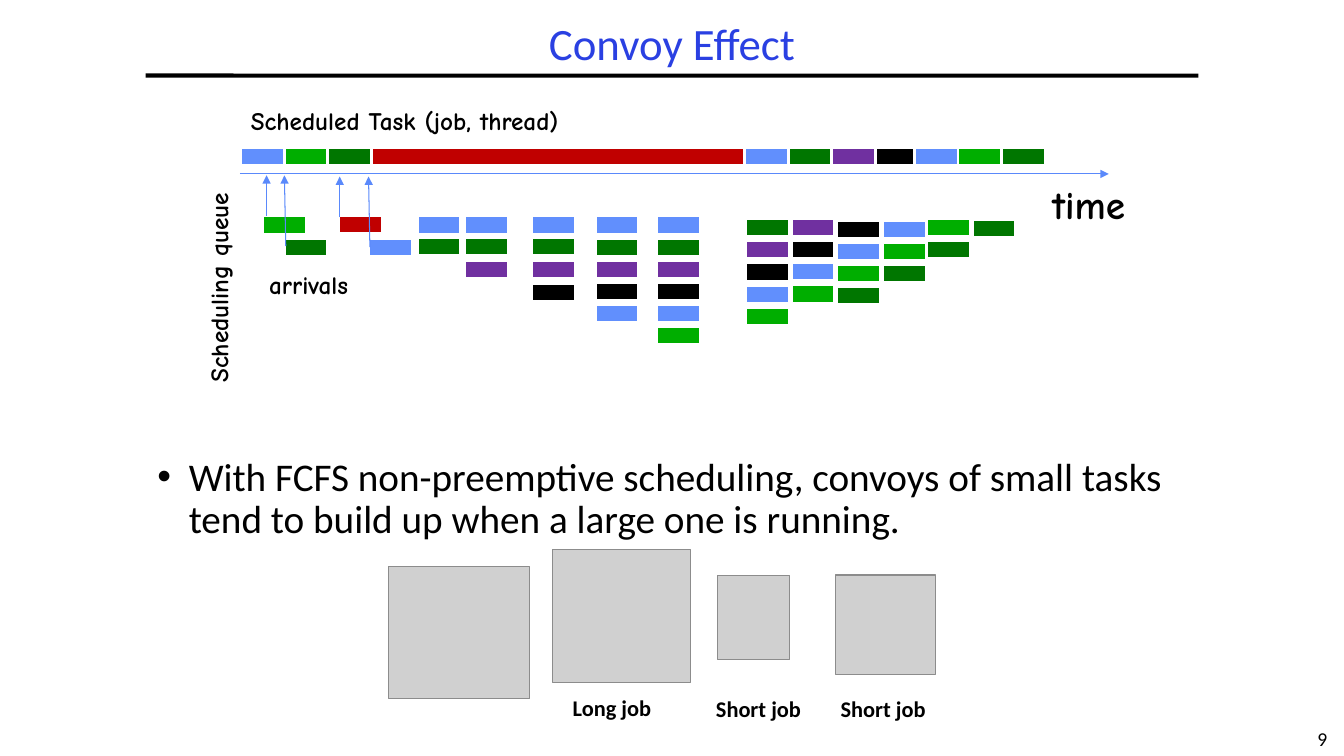
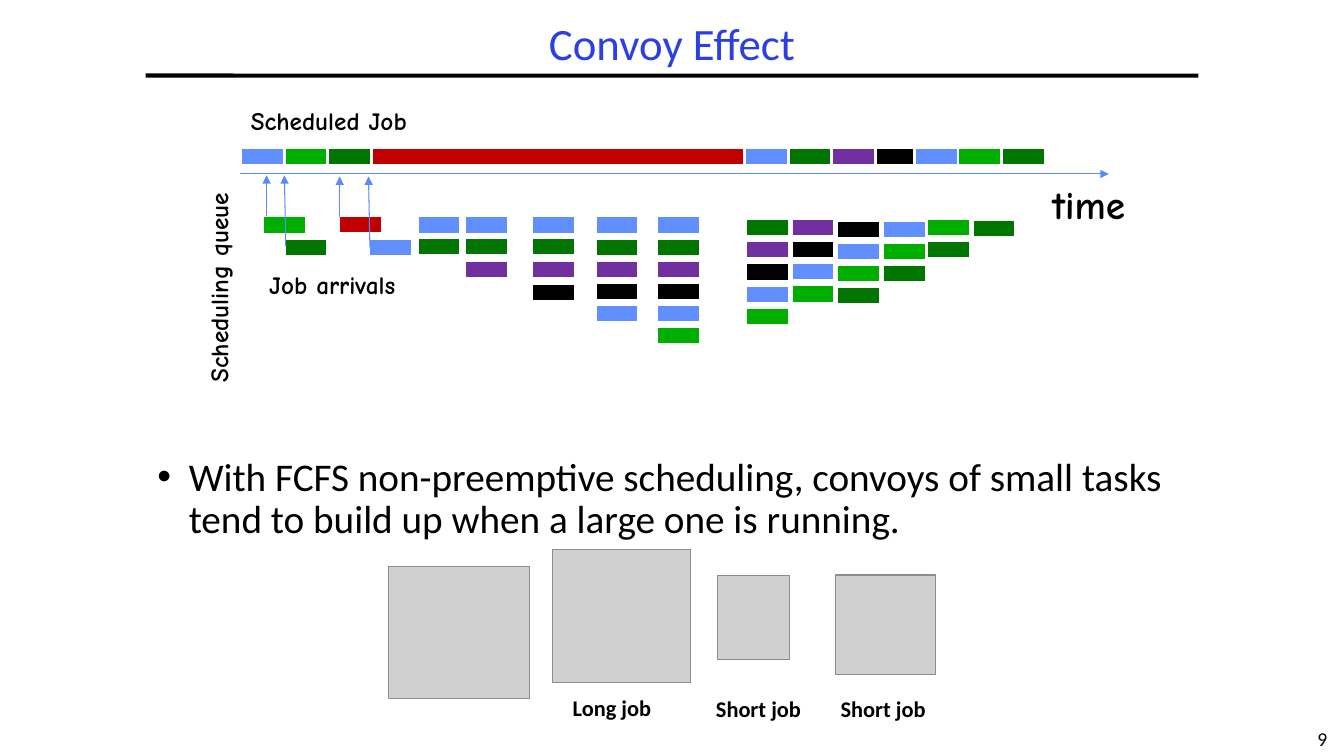
Before and after one commit to guhofstra/CSC256Fa25, a slide deck: slide 9 of PPTs/L5-Scheduling.pptx. Drawn at 1344x756 pixels with LibreOffice and Linux fonts; fonts in the diff are those of the drawing; grey boxes stand for pictures. Boxes give left, top, right and bottom in pixels: in the first picture for what was removed or moved away, otherwise in the second. Text is boxed around its words. In the diff, an @@ line names an element or a change of style, - is before the commit and + after.

```diff
--- a/PPTs/L5-Scheduling.pptx
+++ b/PPTs/L5-Scheduling.pptx
@@ text at (x1=251, y1=113, x2=407, y2=130): text changed @@
-Scheduled Task (job, thread)
+Scheduled Job
@@ text at (x1=269, y1=277, x2=395, y2=295): text changed @@
-arrivals
+Job arrivals
```
Also in this commit, not shown: 15 other slides changed, 1 slide added, 1 slide removed, 2 other files.
